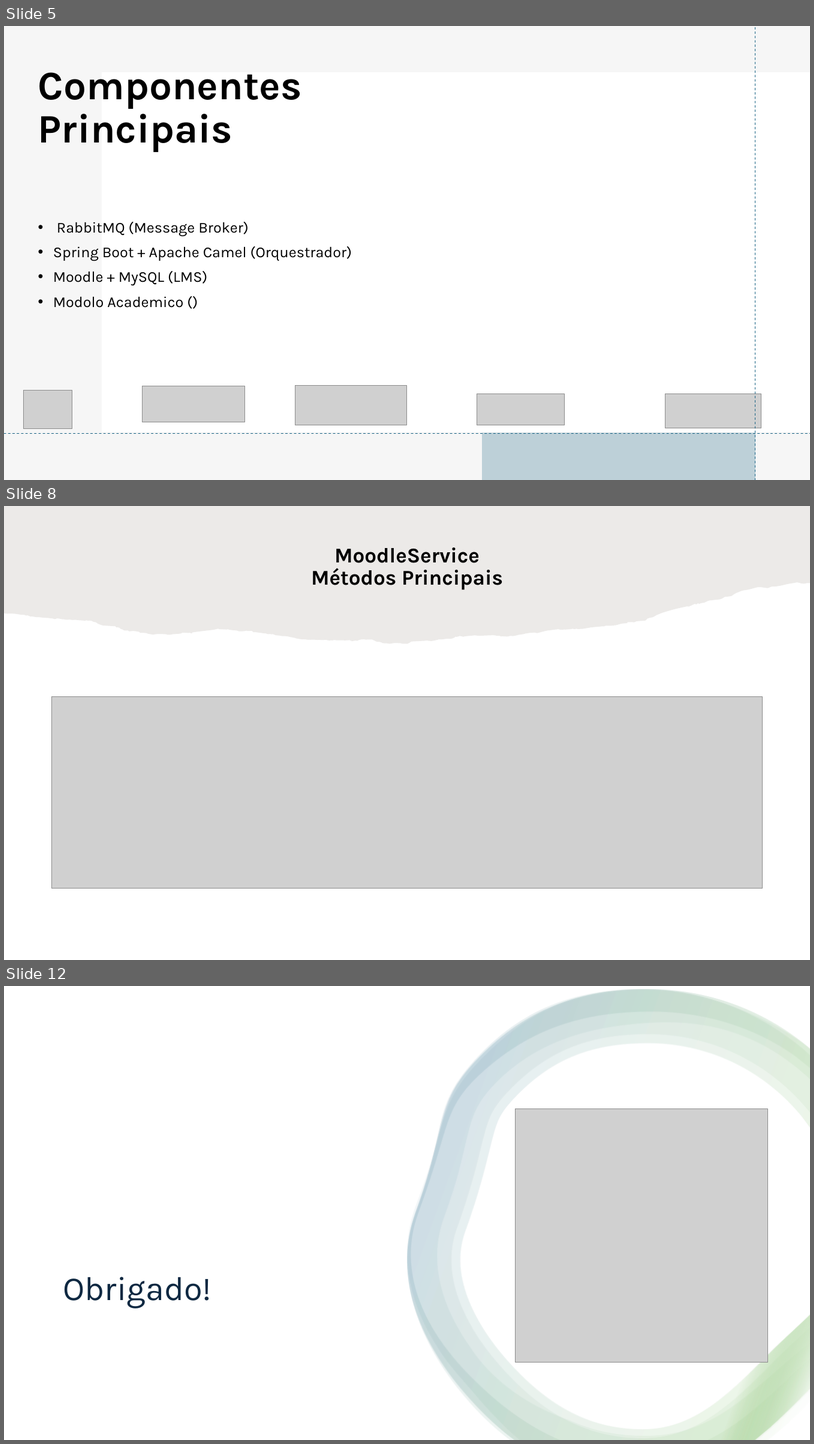
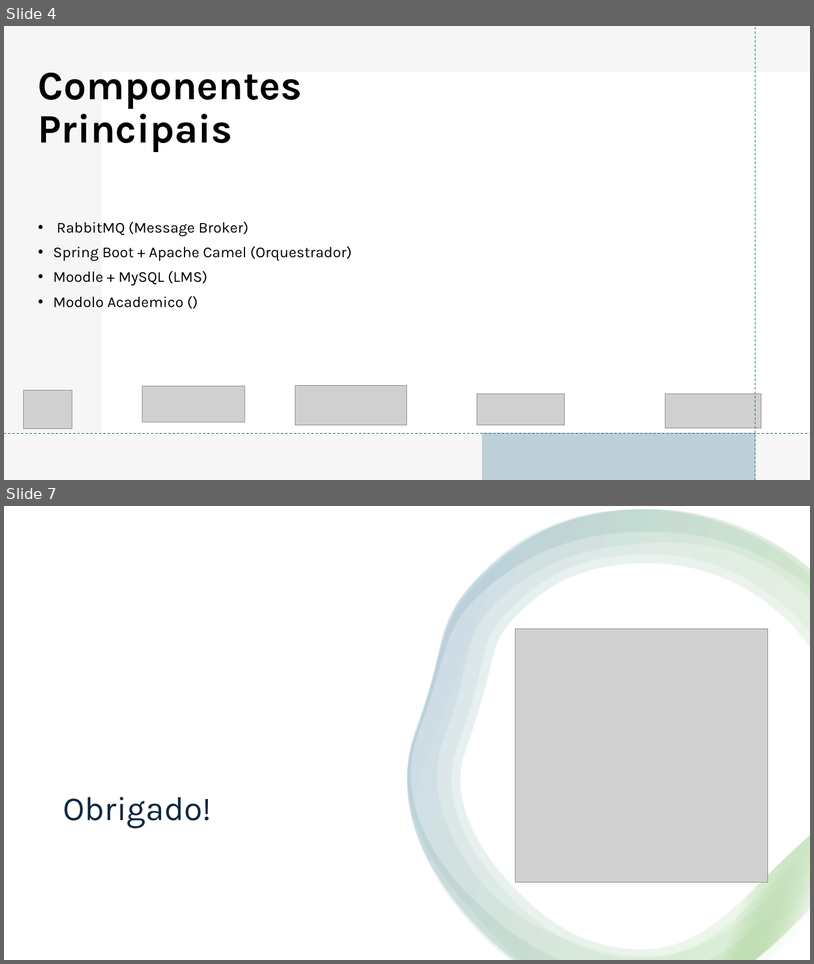
Before and after one commit to tinunr/mei-ids, a slide deck: Apresentação.pptx. Shown one above the other, each under a label of ours: slides 5, 8 and 12 before the commit, slides 4 and 7 after it; the slides between them are not shown. The pictures are 814x1444 and 814x964 pixels, drawn with LibreOffice and Linux fonts; fonts in the diff are those of the drawing; grey boxes stand for pictures. Boxes give left, top, right and bottom in pixels: in the first picture for what was removed or moved away, otherwise in the second. Text is boxed around its words. In the diff, an @@ line names an element or a change of style, - is before the commit and + after.

```diff
--- a/Apresentação.pptx
+++ b/Apresentação.pptx
@@ slide 8 removed at (4, 506, 810, 960), background #FFFFFF @@
@@ freeform shape removed at (4, 506, 810, 644) @@
@@ title removed at (311, 547, 503, 590) @@
-MoodleService
-Métodos Principais
@@ picture removed at (52, 697, 762, 888) @@
@@ what was slide 5 is now slide 4 @@
@@ what was slide 12 is now slide 7 @@
```
Also in this commit, not shown: 1 slide changed, 1 slide added, 5 other slides removed, 3 other files.
